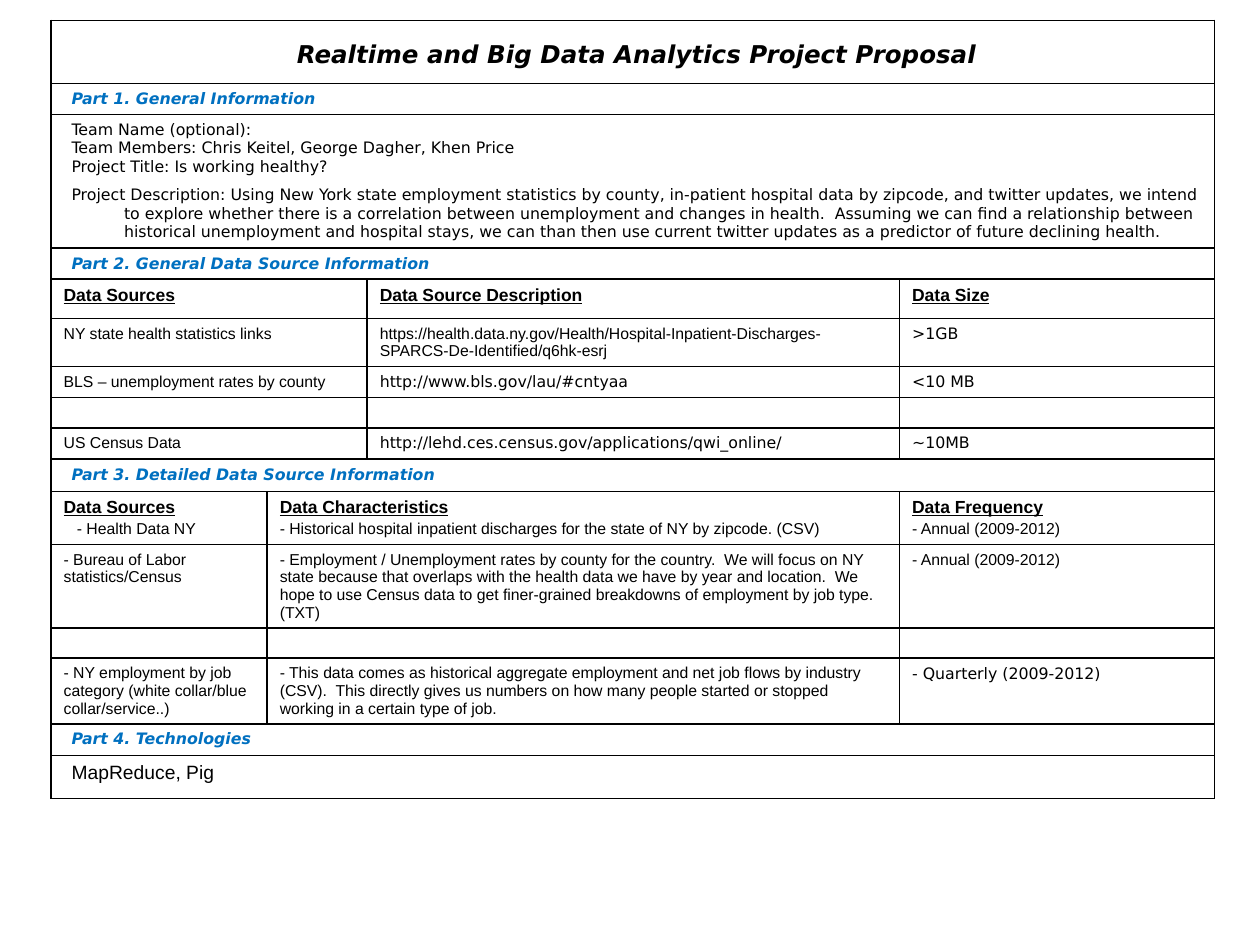
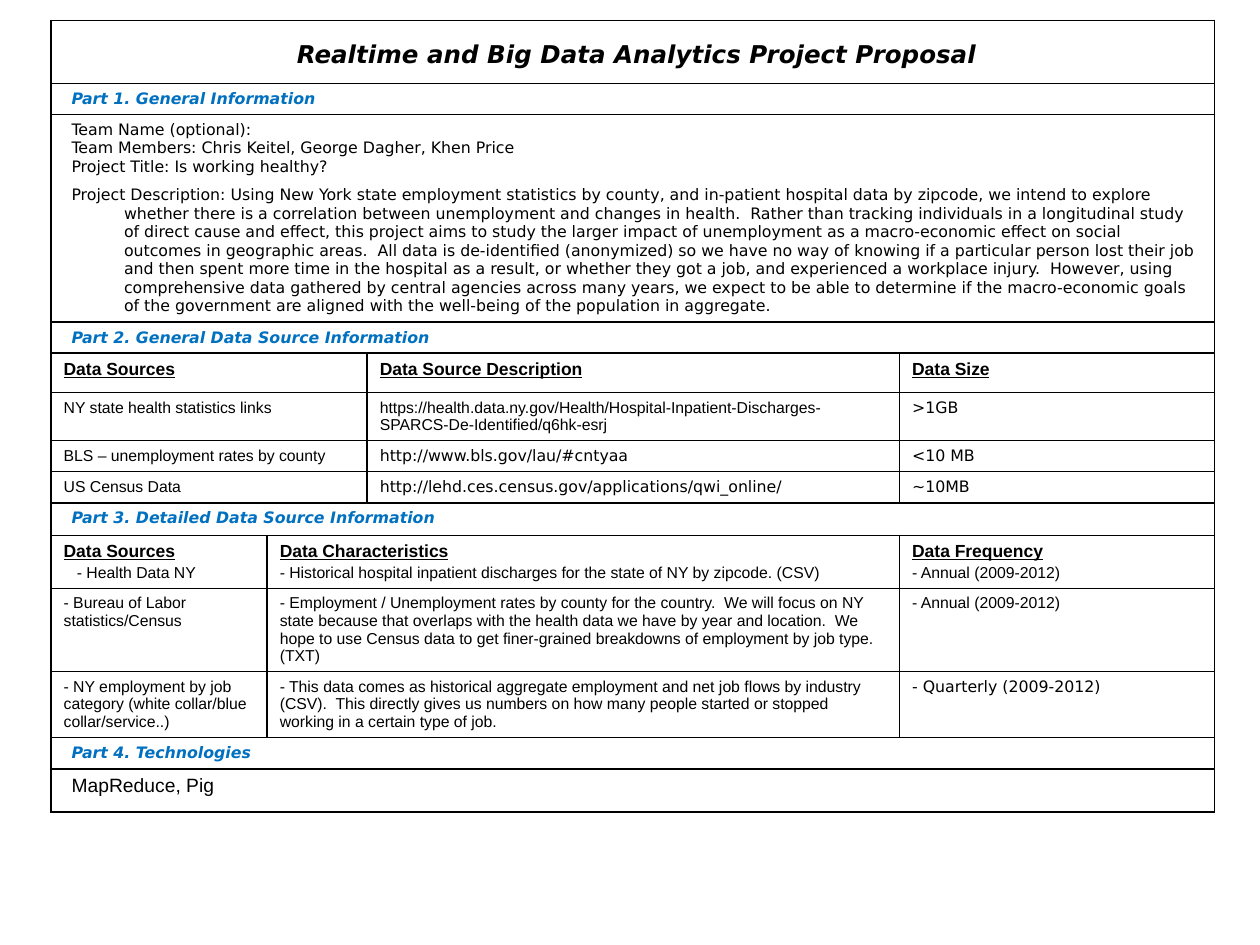
Before and after one commit to ck1456/BigData_sp2014, a slide deck: slide 1 of Proposal/Project Proposal.pptx. Drawn at 1260x945 pixels with LibreOffice and Linux fonts; fonts in the diff are those of the drawing. Boxes give left, top, right and bottom in pixels: in the first picture for what was removed or moved away, otherwise in the second. Text is boxed around its words. In the diff, an @@ line names an element or a change of style, - is before the commit and + after.

Commit message:
Updated the paper with diagrams and description.

```diff
--- a/Proposal/Project Proposal.pptx
+++ b/Proposal/Project Proposal.pptx
@@ table at [52,20,1216,815] @@
-row 3, column 1: Team Name (optional): / Team Members: Chris Keitel, George Dagher, Khen Price / Project Title: Is working healthy? / Project Description: Using New York state employment statistics by county, in-patient hospital data by zipcode, and twitter updates, we intend to explore whether there is a correlation between unemployment and changes in health. Assuming we can find a relationship between historical unemployment and hospital stays, we can than then use current twitter updates as a predictor of future declining health.
+row 3, column 1: Team Name (optional): / Team Members: Chris Keitel, George Dagher, Khen Price / Project Title: Is working healthy? / Project Description: Using New York state employment statistics by county, and in-patient hospital data by zipcode, we intend to explore whether there is a correlation between unemployment and changes in health. Rather than tracking individuals in a longitudinal study of direct cause and effect, this project aims to study the larger impact of unemployment as a macro-economic effect on social outcomes in geographic areas. All data is de-identified (anonymized) so we have no way of knowing if a particular person lost their job and then spent more time in the hospital as a result, or whether they got a job, and experienced a workplace injury. However, using comprehensive data gathered by central agencies across many years, we expect to be able to determine if the macro-economic goals of the government are aligned with the well-being of the population in aggregate.
-row 8:  |  |  | 
-row 13:  |  |  | 
```
Also in this commit, not shown: 2 other files.
